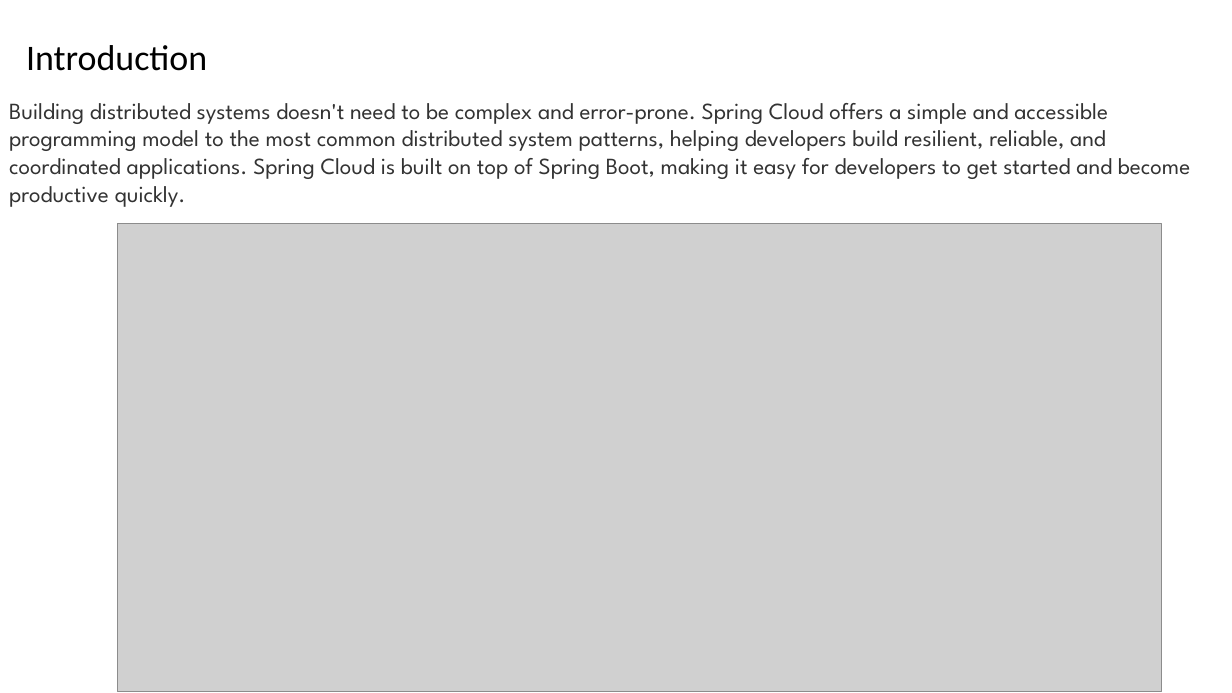
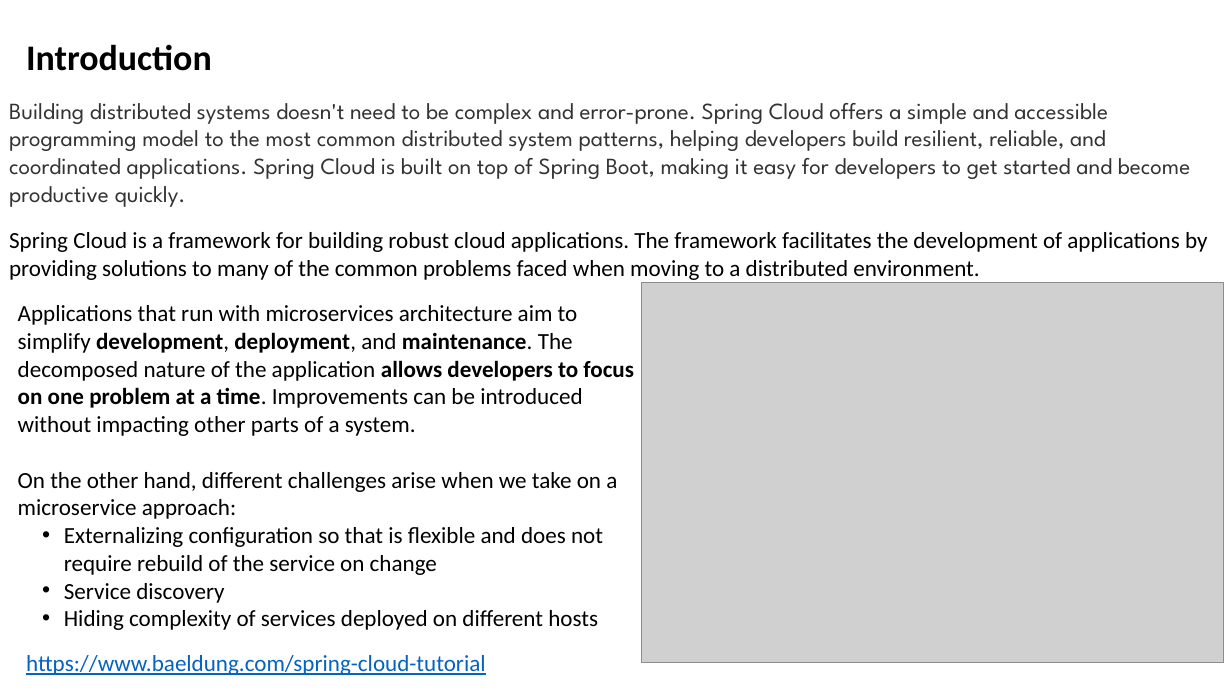
Before and after one commit to kundankumarjha/springclouddemo, a slide deck: slide 3 of SpringCloud.pptx. Drawn at 1232x693 pixels with LibreOffice and Linux fonts; fonts in the diff are those of the drawing; grey boxes stand for pictures. Boxes give left, top, right and bottom in pixels: in the first picture for what was removed or moved away, otherwise in the second. Text is boxed around its words. In the diff, an @@ line names an element or a change of style, - is before the commit and + after.

Commit message:
Updated PPT

```diff
--- a/SpringCloud.pptx
+++ b/SpringCloud.pptx
@@ text "Introduction" at bbox=[26, 44, 212, 71]: bold on @@
@@ text added at bbox=[9, 232, 1207, 280], 18 pt, text #000000 @@
+Spring Cloud is a framework for building robust cloud applications. The framework facilitates the development of applications by providing solutions to many of the common problems faced when moving to a distributed environment.
@@ picture: place and size @@
-picture at bbox=[117, 224, 1162, 692]
+picture at bbox=[641, 283, 1224, 663]
@@ text added at bbox=[18, 305, 634, 630], 18 pt, text #000000 @@
+Applications that run with microservices architecture aim to simplify development, deployment, and maintenance. The decomposed nature of the application allows developers to focus on one problem at a time. Improvements can be introduced without impacting other parts of a system.
+On the other hand, different challenges arise when we take on a microservice approach:
+  • Externalizing configuration so that is flexible and does not require rebuild of the service on change
+  • Service discovery
+  • Hiding complexity of services deployed on different hosts
@@ text added at bbox=[26, 655, 485, 675], 18 pt, text #0563C1, underline @@
+https://www.baeldung.com/spring-cloud-tutorial
```
Also in this commit, not shown: 2 other slides changed.
